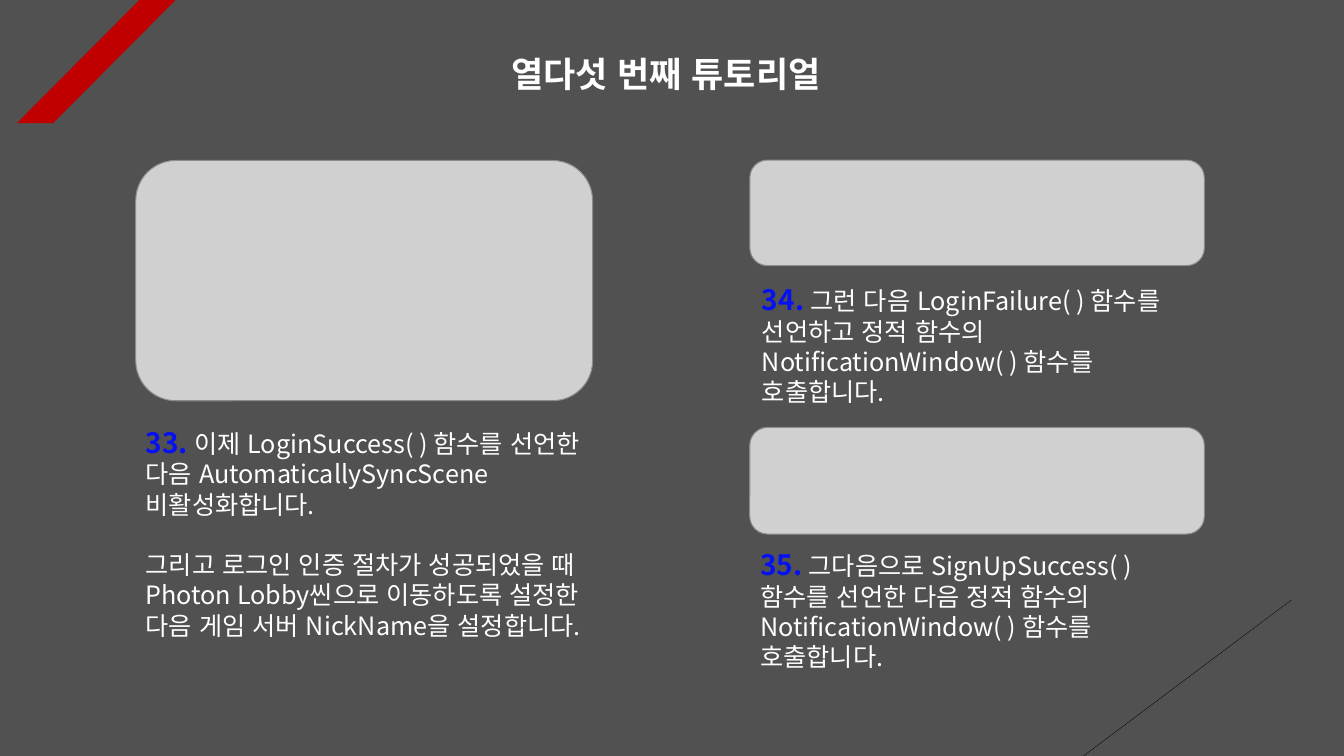
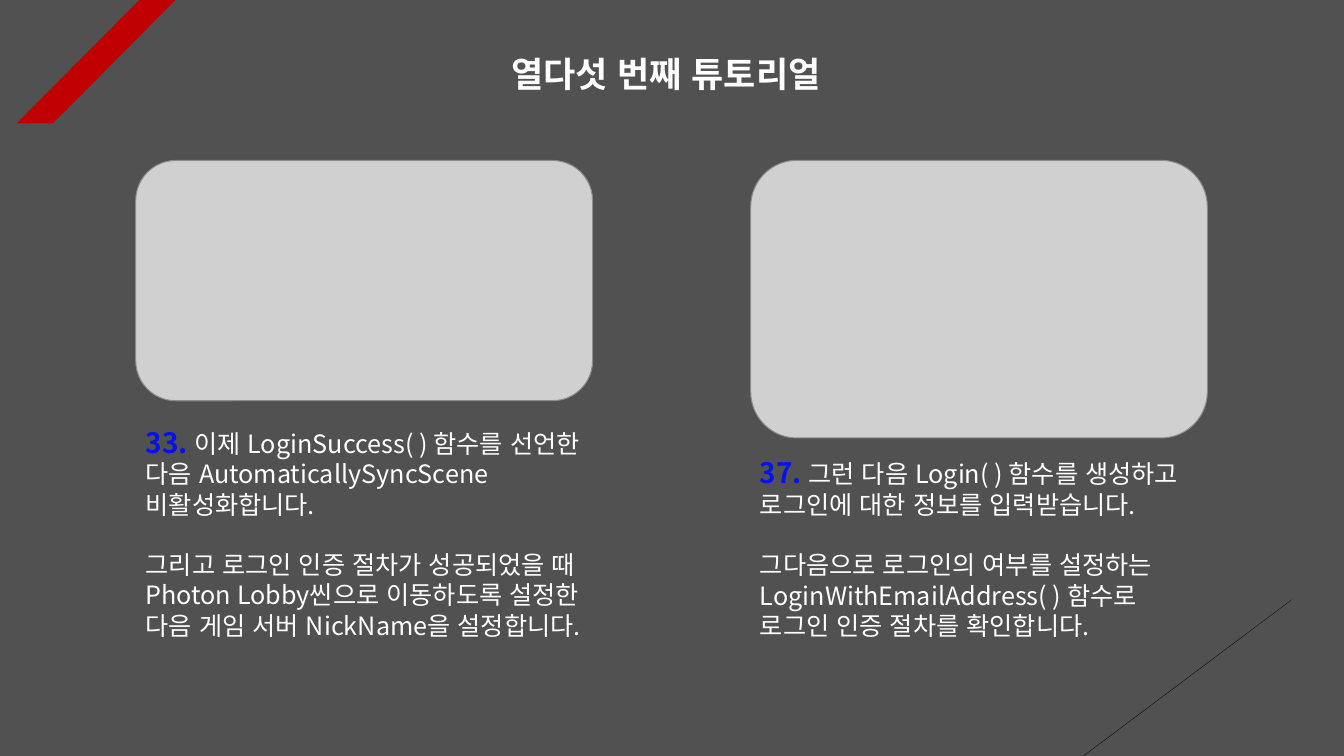
Before and after one commit to 7433jun/PhotonServer, a slide deck: slide 15 of Assets/PPT Data/Photon PlayFab.pptx. Drawn at 1344x756 pixels with LibreOffice and Linux fonts; fonts in the diff are those of the drawing; grey boxes stand for pictures. Boxes give left, top, right and bottom in pixels: in the first picture for what was removed or moved away, otherwise in the second. Text is boxed around its words. In the diff, an @@ line names an element or a change of style, - is before the commit and + after.

```diff
--- a/Assets/PPT Data/Photon PlayFab.pptx
+++ b/Assets/PPT Data/Photon PlayFab.pptx
@@ picture: place and size @@
-picture at [750, 160, 1205, 266]
+picture at [751, 160, 1208, 438]
@@ picture removed at [750, 427, 1205, 534] @@
@@ text at [760, 462, 1178, 637]: text changed @@
-34. 그런 다음 LoginFailure( ) 함수를 선언하고 정적 함수의 NotificationWindow( ) 함수를 호출합니다.
+37. 그런 다음 Login( ) 함수를 생성하고 로그인에 대한 정보를 입력받습니다.
+그다음으로 로그인의 여부를 설정하는 LoginWithEmailAddress( ) 함수로 로그인 인증 절차를 확인합니다.
@@ text removed at [760, 554, 1118, 668] @@
-35. 그다음으로 SignUpSuccess( ) 함수를 선언한 다음 정적 함수의 NotificationWindow( ) 함수를 호출합니다.
```
Also in this commit, not shown: 6 other slides changed, 2 slides removed, 45 other files.
